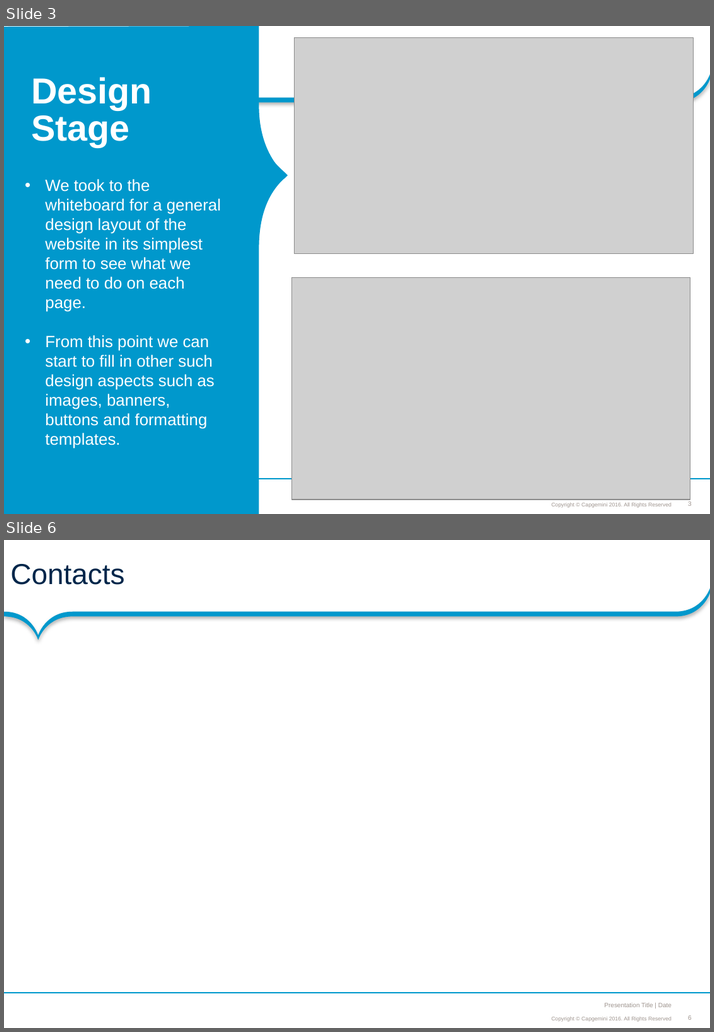
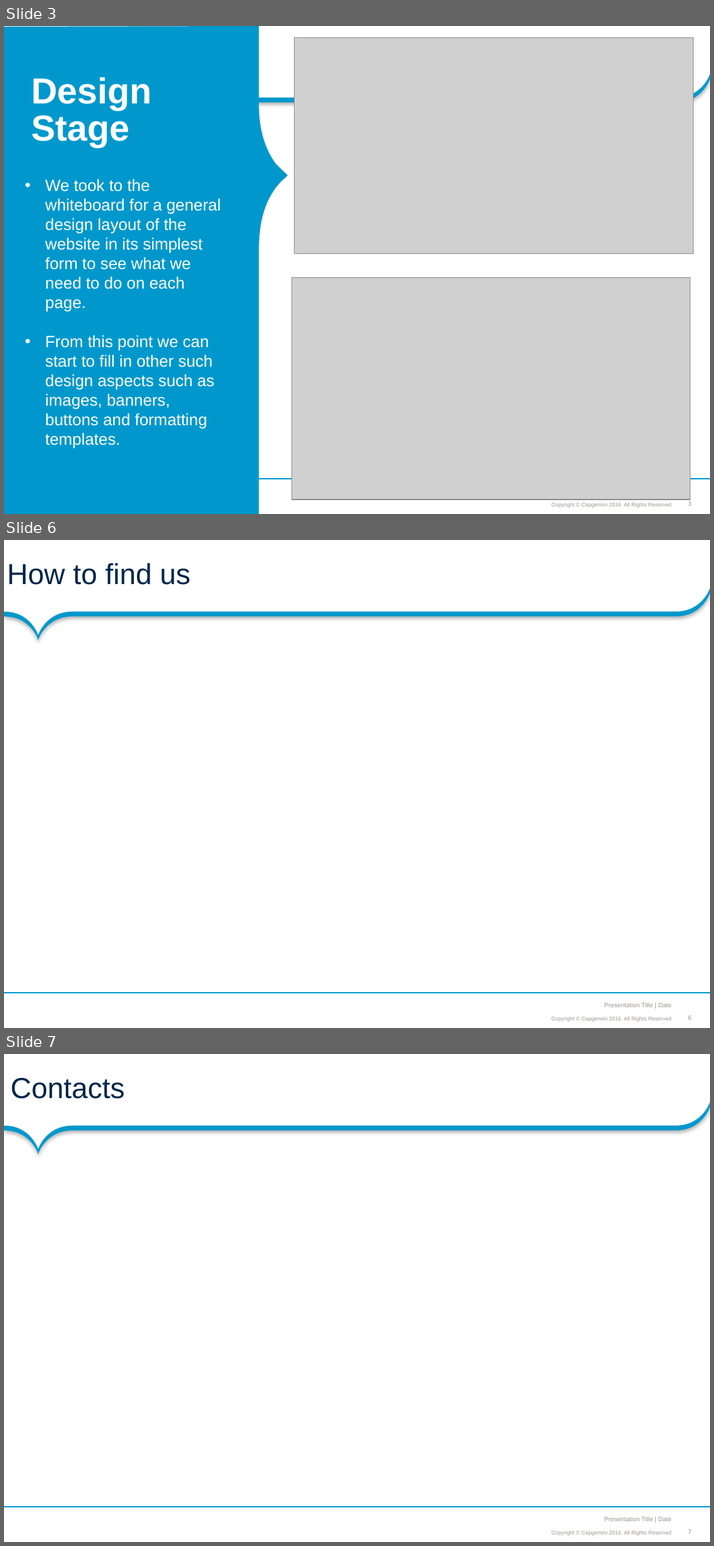
Before and after one commit to kieranjohnmc/project-one-website, a slide deck: Documentation/Presentation.pptx. Shown one above the other, each under a label of ours: slides 3 and 6 before the commit, slides 3, 6 and 7 after it; the slides between them are not shown. The pictures are 714x1032 and 714x1546 pixels, drawn with LibreOffice and Linux fonts; fonts in the diff are those of the drawing; grey boxes stand for pictures; background and template pictures are left out. Boxes give left, top, right and bottom in pixels: in the first picture for what was removed or moved away, otherwise in the second. Text is boxed around its words. In the diff, an @@ line names an element or a change of style, - is before the commit and + after.

```diff
--- a/Documentation/Presentation.pptx
+++ b/Documentation/Presentation.pptx
@@ slide 6 added at [4,540,710,1028], background #FFFFFF; not listed: 5 template elements that a slide beside it also shows @@
@@ title added at [7,563,190,585], 32 pt, text #00264A @@
+How to find us
@@ what was slide 6 is now slide 7 @@
@@ page number at [688,1530,691,1534]: text changed @@
-6
+7
```
Also in this commit, not shown: 1 slide changed, 1 other slide added, 1 slide removed.
